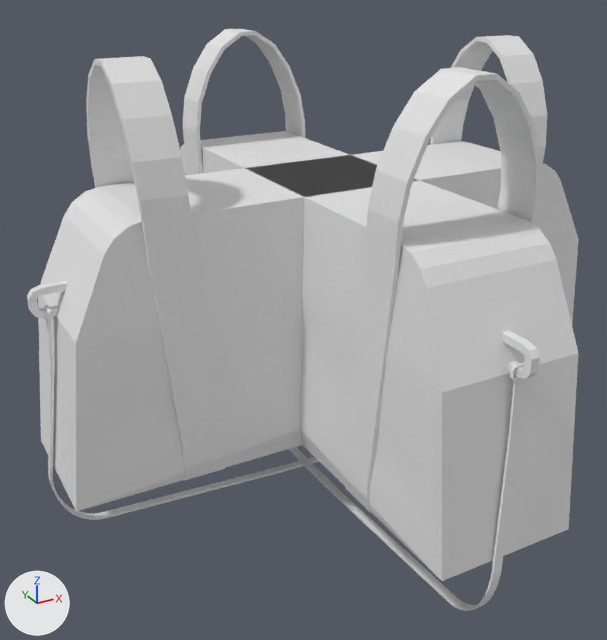
An edit to the Blender file UnityProjects/NeuroTFWRIntegrationUnity/Assets/Models/gym_bag_drone.blend, drawn before and after from the same camera.
One viewpoint serves both versions: a 50 mm lens placed at (-4.92, -8.33, 4.48), pointed at (-0.36, -0.03, 0.33). Arrows for +X, +Y and +Z are at lower left; the lights stay in place.

Names of what the first picture shows: 'Bag', 'BagStrapHolder', 'BladeHolders', 'Cube.002', 'Strap', 'StrapWrap', 'StrapWrap.001'.
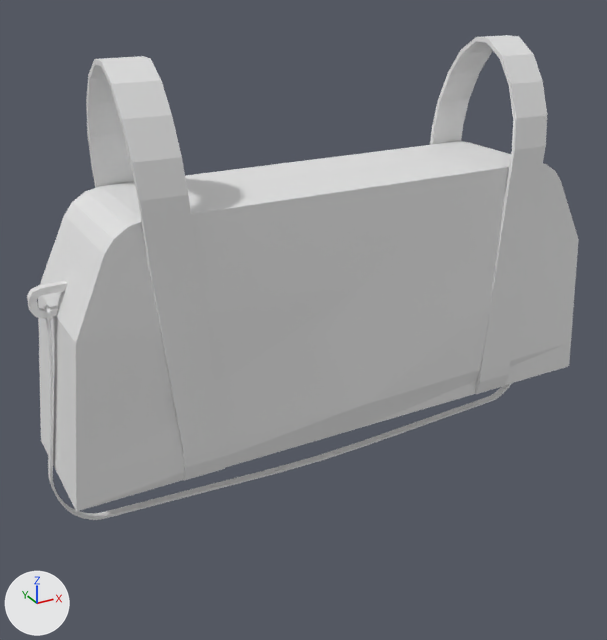
What differs and where, as boxes (x1, y1, x2, y2) in the pictures (607 x 640 px):
'Bag', deleted
    before: (180, 131, 578, 581)
'BladeHolders', deleted
    before: (183, 29, 541, 513)
'Strap', deleted
    before: (289, 381, 524, 611)
'BagStrapHolder', deleted
    before: (502, 331, 540, 379)
'Cube.002', deleted
    before: (510, 362, 525, 381)
'StrapWrap', deleted
    before: (513, 376, 525, 383)
part 1 of me_cube_072, built on
    both: (76, 141, 579, 343)
part 2 of me_cube_072, recoloured
    before: (177, 64, 532, 485)
    after: (177, 64, 537, 485)

What changed in the scene script:
```text
Change me_cube_072:
    used by ob_strapwrap_001; location = (0.0, 0.0, 0.0)
    remove me_cube_072.from_pydata(...)  # 672 vertices, 629 faces; spans x -3.56..3.56, y -0.9..0.9, z -1.92..3.52
    add me_cube_072.from_pydata(...)  # 674 vertices, 632 faces; spans x -3.56..3.56, y -0.9..0.9, z -1.92..3.52
    me_cube_072 part 1
    3 faces are deleted
    2 vertices are added at (0.0, -0.74, 2.1), (0.0, 0.74, 2.1)
    6 new faces join them
    me_cube_072 part 2: 604 faces spanning x -3.56..3.56, y -0.87..0.87, z -1.92..3.52 switch from no material to mat_material_018 (its picture is missing)
Remove ob_bag:
    ob_bag = bpy.data.objects.new('Bag', me_cube)
    ob_bag.location = (0.0, 0.0, 0.0)
Remove ob_bladeholders:
    ob_bladeholders = bpy.data.objects.new('BladeHolders', me_plane)
    ob_bladeholders.location = (0.01, 0.0, 0.0)
    _m = ob_bladeholders.modifiers.new('Mirror', 'MIRROR')
    _m.use_axis = (True, True, False)
    _m.use_mirror_merge = False
    _m.bisect_threshold = 0.009
    _m.mirror_object = ob_bag
    _m = ob_bladeholders.modifiers.new('Solidify', 'SOLIDIFY')
    _m.thickness = 0.05
Remove ob_bagstrapholder:
    ob_bagstrapholder = bpy.data.objects.new('BagStrapHolder', me_cube_002)
    ob_bagstrapholder.location = (0.0, -3.35, 1.17)
    _m = ob_bagstrapholder.modifiers.new('Mirror', 'MIRROR')
    _m.use_axis = (False, True, False)
    _m.mirror_object = ob_bag
Remove ob_cube_002:
    ob_cube_002 = bpy.data.objects.new('Cube.002', me_cube_005)
    ob_cube_002.location = (0.0, 0.0, 0.0)
    _m = ob_cube_002.modifiers.new('Mirror', 'MIRROR')
    _m.use_axis = (False, True, False)
    _m.mirror_object = ob_bag
Remove ob_strapwrap:
    ob_strapwrap = bpy.data.objects.new('StrapWrap', me_cube_003)
    ob_strapwrap.location = (0.0, 0.0, 0.0)
    _m = ob_strapwrap.modifiers.new('Mirror', 'MIRROR')
    _m.use_axis = (False, True, False)
    _m.mirror_object = ob_bag
Remove ob_strap:
    ob_strap = bpy.data.objects.new('Strap', me_cube_004)
    ob_strap.location = (-0.17, -3.02, -1.22)
    _m = ob_strap.modifiers.new('Mirror', 'MIRROR')
    _m.use_axis = (False, True, False)
    _m.mirror_object = ob_bag
```
